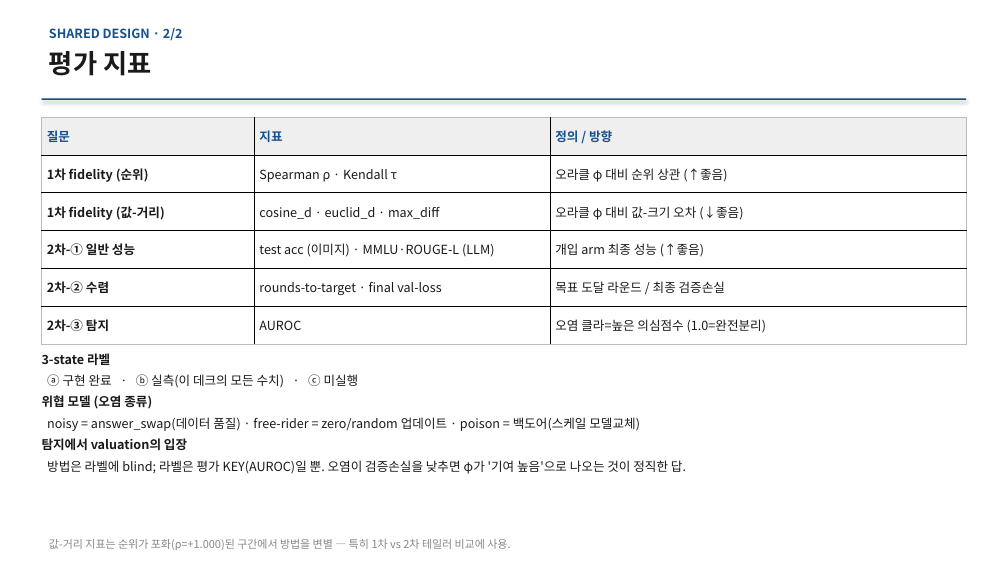
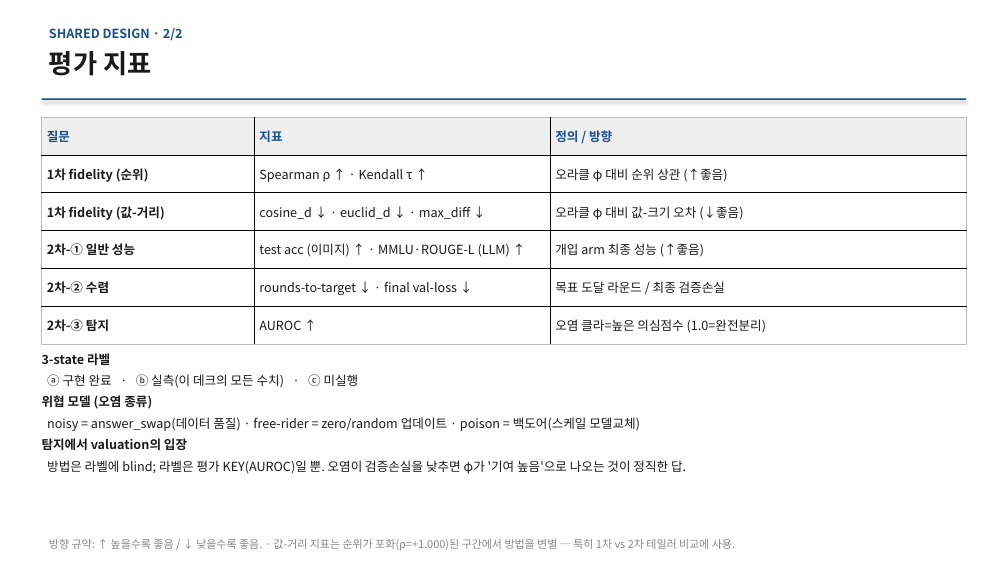
Before and after one commit to YongheeChoi/flirds, a slide deck: slide 4 of research-wiki/presentations/2026-06-results-report/flirds-results-2026-06.pptx. Drawn at 1008x567 pixels with LibreOffice and Linux fonts; fonts in the diff are those of the drawing. Boxes give left, top, right and bottom in pixels: in the first picture for what was removed or moved away, otherwise in the second. Text is boxed around its words. In the diff, an @@ line names an element or a change of style, - is before the commit and + after.

```diff
--- a/research-wiki/presentations/2026-06-results-report/flirds-results-2026-06.pptx
+++ b/research-wiki/presentations/2026-06-results-report/flirds-results-2026-06.pptx
@@ table at (42, 117, 966, 344) @@
-row 2, column 2: Spearman ρ · Kendall τ
+row 2, column 2: Spearman ρ ↑ · Kendall τ ↑
-row 3, column 2: cosine_d · euclid_d · max_diff
+row 3, column 2: cosine_d ↓ · euclid_d ↓ · max_diff ↓
-row 4, column 2: test acc (이미지) · MMLU·ROUGE-L (LLM)
+row 4, column 2: test acc (이미지) ↑ · MMLU·ROUGE-L (LLM) ↑
-row 5, column 2: rounds-to-target · final val-loss
+row 5, column 2: rounds-to-target ↓ · final val-loss ↓
-row 6, column 2: AUROC
+row 6, column 2: AUROC ↑
@@ text at (49, 539, 735, 550): text changed @@
-값-거리 지표는 순위가 포화(ρ=+1.000)된 구간에서 방법을 변별 — 특히 1차 vs 2차 테일러 비교에 사용.
+방향 규약: ↑ 높을수록 좋음 / ↓ 낮을수록 좋음. · 값-거리 지표는 순위가 포화(ρ=+1.000)된 구간에서 방법을 변별 — 특히 1차 vs 2차 테일러 비교에 사용.
```
Also in this commit, not shown: 8 other slides changed, 11 other files.
